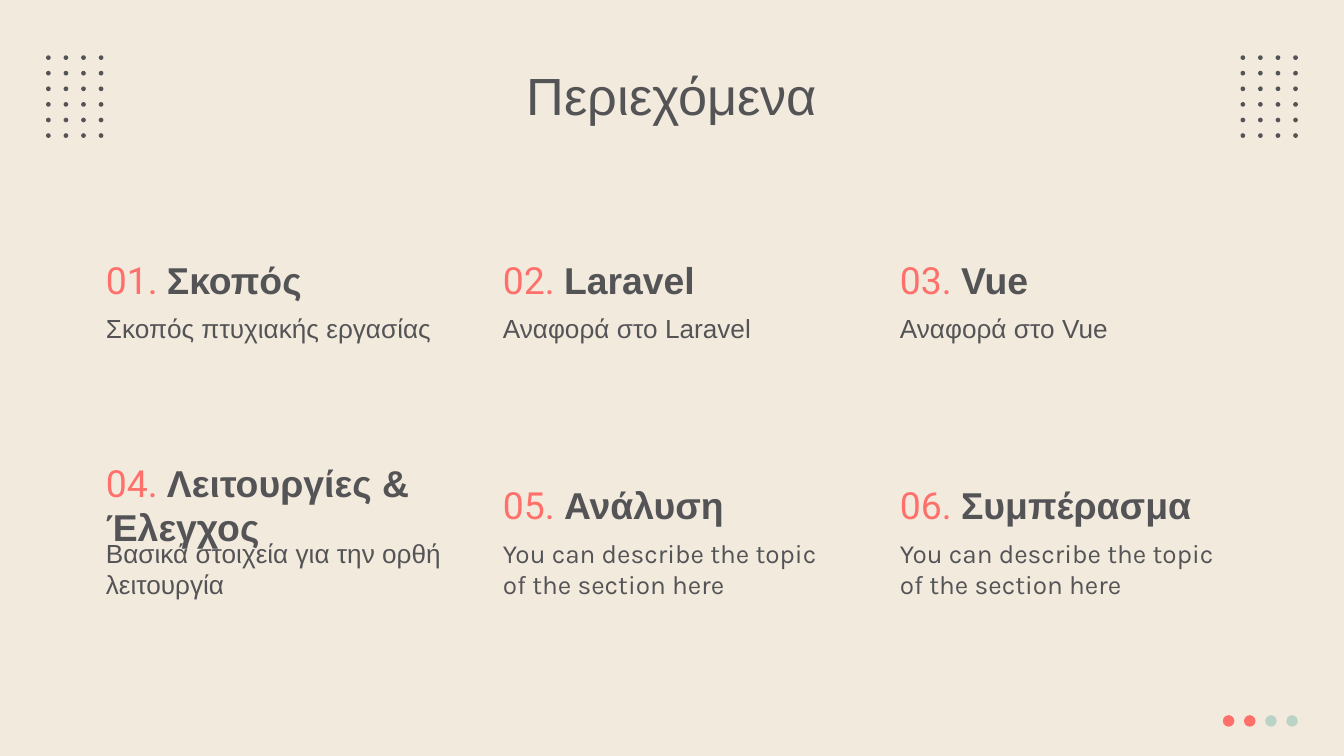
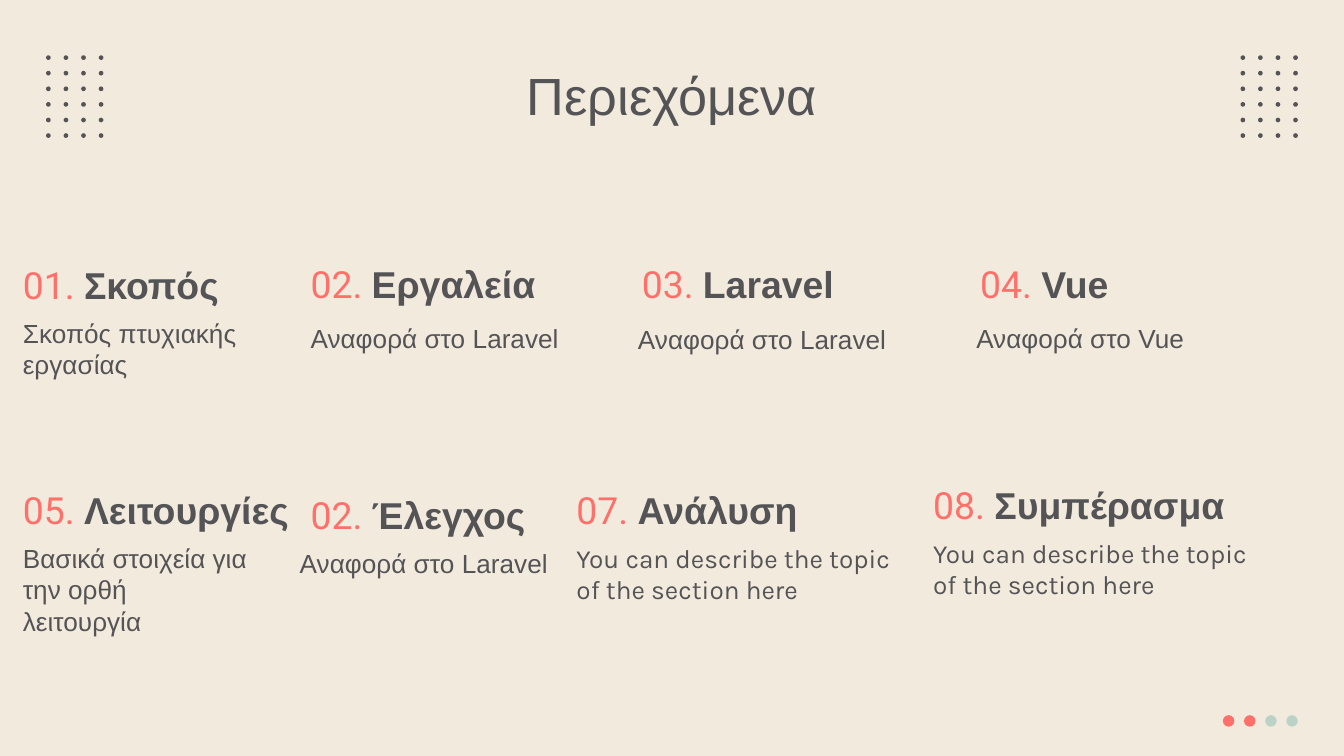
Before and after one commit to Button99/Rental-Accommodation, a slide deck: slide 2 of Thesis PowerPoint.pptx. Drawn at 1344x756 pixels with LibreOffice and Linux fonts; fonts in the diff are those of the drawing. Boxes give left, top, right and bottom in pixels: in the first picture for what was removed or moved away, otherwise in the second. Text is boxed around its words. In the diff, an @@ line names an element or a change of style, - is before the commit and + after.

Commit message:
PPT update

```diff
--- a/Thesis PowerPoint.pptx
+++ b/Thesis PowerPoint.pptx
@@ title "01. Σκοπός": place and size @@
-title "01. Σκοπός" at bbox=[106, 266, 302, 301]
+title "01. Σκοπός" at bbox=[23, 271, 219, 306]
@@ text added at bbox=[311, 270, 536, 306], 20 pt, text #545457, bold @@
+02. Εργαλεία
@@ title at bbox=[642, 271, 834, 299]: text changed @@
-02. Laravel
+03. Laravel
@@ title at bbox=[980, 271, 1108, 299]: text changed @@
-03. Vue
+04. Vue
@@ subtitle "Σκοπός πτυχιακής εργασίας" rewrapped from bbox=[106, 318, 430, 344] to bbox=[23, 323, 237, 380] @@
@@ text added at bbox=[311, 328, 559, 354], 14 pt, text #545457 @@
+Αναφορά στο Laravel
@@ subtitle "Αναφορά στο Laravel": place and size @@
-subtitle "Αναφορά στο Laravel" at bbox=[503, 318, 751, 344]
+subtitle "Αναφορά στο Laravel" at bbox=[638, 329, 886, 355]
@@ subtitle "Αναφορά στο Vue": place and size @@
-subtitle "Αναφορά στο Vue" at bbox=[900, 318, 1108, 344]
+subtitle "Αναφορά στο Vue" at bbox=[976, 328, 1184, 354]
@@ title at bbox=[23, 496, 289, 532]: text changed @@
-04. Λειτουργίες & Έλεγχος
+05. Λειτουργίες
@@ text added at bbox=[311, 501, 526, 537], 20 pt, text #545457, bold @@
+02. Έλεγχος
@@ title at bbox=[576, 496, 798, 532]: text changed @@
-05. Ανάλυση
+07. Ανάλυση
@@ title at bbox=[933, 491, 1224, 527]: text changed @@
-06. Συμπέρασμα
+08. Συμπέρασμα
@@ subtitle "You can describe the topic ...": place and size @@
-subtitle "You can describe the topic ..." at bbox=[900, 545, 1214, 595]
+subtitle "You can describe the topic ..." at bbox=[933, 545, 1247, 595]
@@ subtitle "Βασικά στοιχεία για την ορθή ..." rewrapped from bbox=[106, 542, 441, 600] to bbox=[23, 548, 247, 636] @@
@@ text added at bbox=[300, 553, 548, 579], 14 pt, text #545457 @@
+Αναφορά στο Laravel
@@ subtitle "You can describe the topic ...": place and size @@
-subtitle "You can describe the topic ..." at bbox=[503, 545, 817, 595]
+subtitle "You can describe the topic ..." at bbox=[576, 550, 890, 600]
```
